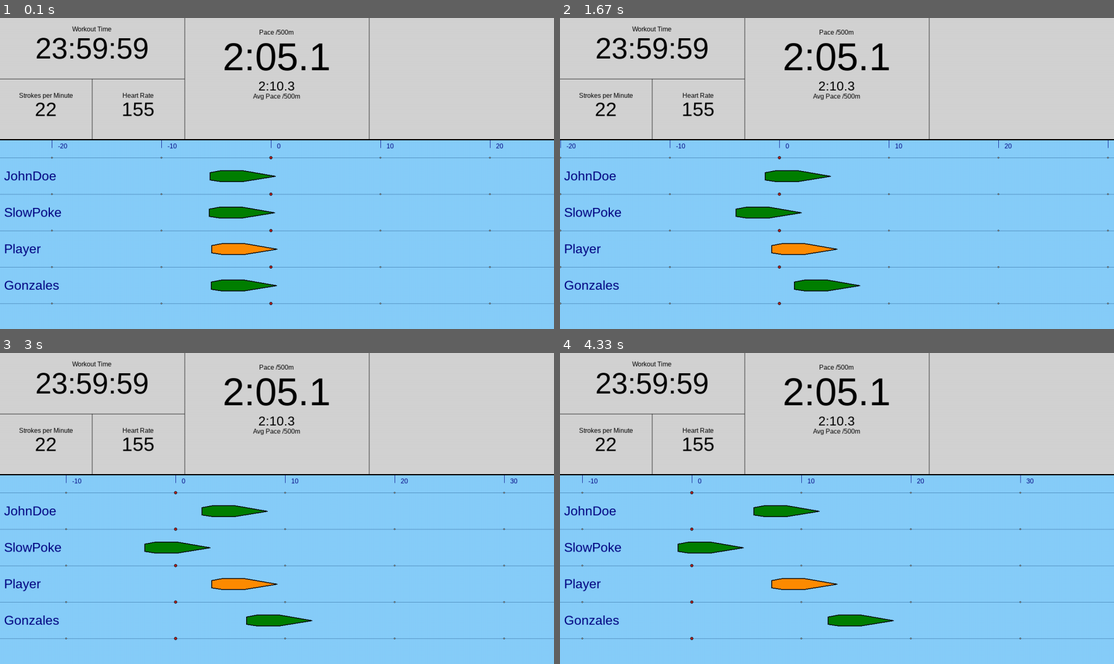
Above: before the commit, frames 1-4 (two rows, left to right).
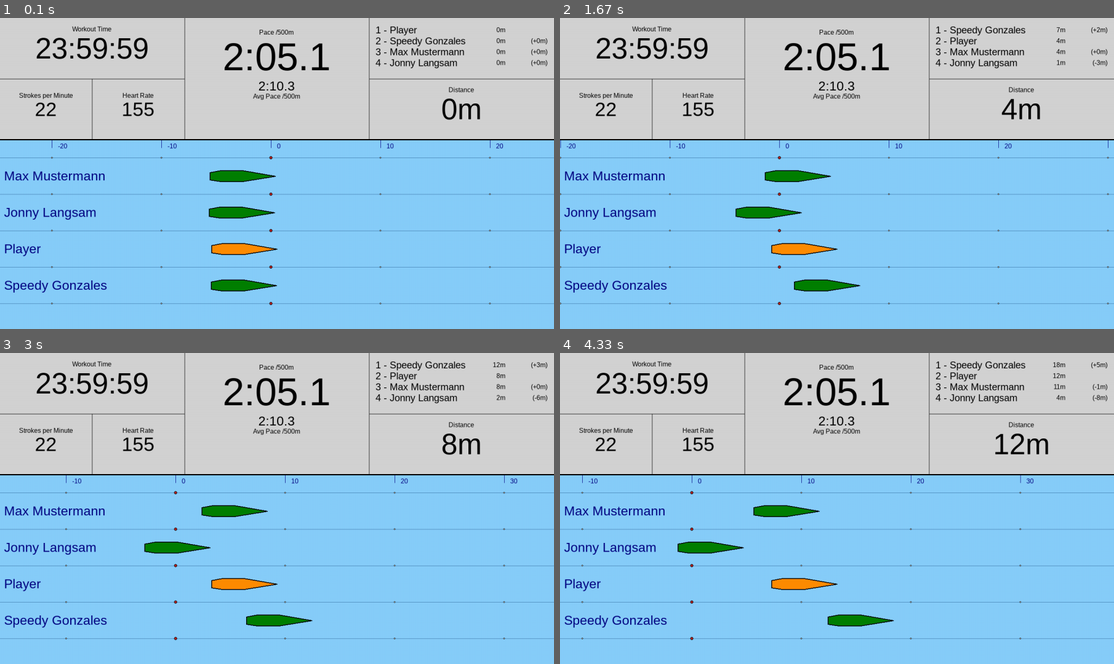
Above: after the commit, the same moments.

Repository: monsdar/dynrow
Game: pygame game, started from DynRow.py
Two runs of this game, one before a commit and one after it. Both use one fixed random seed, a clock stepped at 60 frames per second and the inputs below. The source is Python 2; it was converted automatically to run under Python 3.
Inputs:
- Up to frame 1 (0.1 s): no input
- Up to frame 2 (1.67 s): no input
- Up to frame 3 (3 s): no input
- Up to frame 4 (4.33 s): no input

The runs differ from the first frame. In frame 1, 2.0% of the frame differs, in the area x 0-100%, y 2-89%; in frame 2, 1.9%; in frame 3, 2.0%; in frame 4, 2.0%.

Commit message:
Added: More statistics

Diff:
--- a/Boat.py
+++ b/Boat.py
@@ -5,7 +5,12 @@
     def __init__(self, name, distance=0):
         self.name = name            #name of the Rower
         self.distance = distance    #distance in m the boat has rowed
-        print "Created Boat " + self.name
+
+    def __lt__(self, other):
+        if(self.distance < other.distance):
+            return False
+        else:
+            return True
 
     def getDistance(self):
             return self.distance
--- a/DynRow.py
+++ b/DynRow.py
@@ -23,9 +23,9 @@
     playground.setPlayerBoat(player)
 
     #init the boats
-    playground.addBoat(BoatConstant("JohnDoe", 190, 35))
-    playground.addBoat(BoatConstant("SlowPoke", 500, 24))
-    playground.addBoat(BoatConstant("Gonzales", 120, 22))
+    playground.addBoat(BoatConstant("Max Mustermann", 190, 35))
+    playground.addBoat(BoatConstant("Jonny Langsam", 500, 24))
+    playground.addBoat(BoatConstant("Speedy Gonzales", 120, 22))
 
     #init the UI, register the GameLoop and run it
     ui.registerCallback(gameLoop)
--- a/PyGameUi.py
+++ b/PyGameUi.py
@@ -1,6 +1,7 @@
 
 import math
 import pygame
+from Boat import Boat
 from datetime import datetime
 
 # Define the colors we will use in RGB format
@@ -153,7 +154,9 @@
         pygame.draw.line(self.screen, BLACK, [leftSubDividerX, leftHeightDividerY],[leftSubDividerX, self.statPanelHeight], 1)
 
         rightDividerX = (self.width/3)*2
+        rightHeightDivider = self.statPanelHeight / 2.0
         pygame.draw.line(self.screen, BLACK, [rightDividerX, 0],[rightDividerX, self.statPanelHeight], 1)
+        pygame.draw.line(self.screen, BLACK, [rightDividerX, rightHeightDivider],[self.width, rightHeightDivider], 1)
 
         #display the workout time
         timeTxt = self.font72.render("23:59:59", True, BLACK)
@@ -209,6 +212,47 @@
         avgPaceDescPosX = leftDividerX + leftDividerX/2 - (avgPaceDescTxt.get_size()[0]/2.0)
         avgPaceDescPosY = avgPacePosY + avgPaceDescTxt.get_size()[1] + 16
         self.screen.blit(avgPaceDescTxt, (avgPaceDescPosX, avgPaceDescPosY))
+
+        #display the rowed distance
+        distTxt = self.font72.render("%im" % playground.getPlayerBoat().distance, True, BLACK)
+        distPosX = rightDividerX + (self.width-rightDividerX)/2 - (distTxt.get_size()[0] / 2.0)
+        distPosY = rightHeightDivider + (self.statPanelHeight - rightHeightDivider)/2.0 - (distTxt.get_size()[1]/2.0)
+        self.screen.blit(distTxt, (distPosX, distPosY))
+
+        distDescTxt = self.font16.render("Distance", True, BLACK)
+        distDescPosX = rightDividerX + (self.width-rightDividerX)/2 - (distDescTxt.get_size()[0] / 2.0)
+        distDescPosY = distPosY- 16
+        self.screen.blit(distDescTxt, (distDescPosX, distDescPosY))
+
+        #display the ranking list on the right panel
+        orderedBoats = list(playground.boats)             #copy the list, this one will be sorted
+        playerBoat = Boat(playground.getPlayerBoat().name, self.currentDistance) #create a lightweight player-clone to display in this list
+        orderedBoats.append(playerBoat)
+        orderedBoats.sort()                               #sort the boats to display them ordered by distance
+
+        currentHeight = 16
+        for index, boat in enumerate(orderedBoats):
+            txt = "%i - %s" % (index+1, boat.name)
+            boatNameTxt = self.font24.render(txt, True, BLACK)
+            boatNamePosX = rightDividerX + 16
+            boatNamePosY = currentHeight
+            self.screen.blit(boatNameTxt, (boatNamePosX, boatNamePosY))
+
+            txt = "%im" % (boat.distance)
+            boatDistTxt = self.font16.render(txt, True, BLACK)
+            boatDistPosX = self.width - 120 - boatDistTxt.get_size()[0]
+            boatDistPosY = currentHeight + 4
+            self.screen.blit(boatDistTxt, (boatDistPosX, boatDistPosY))
+
+            if not(boat.distance - self.currentDistance == 0):
+                txt = "(%+im)" % (boat.distance - self.currentDistance)
+                boatRelDistTxt = self.font16.render(txt, True, BLACK)
+                boatRelDistPosX = self.width - 16 - boatRelDistTxt.get_size()[0]
+                boatRelDistPosY = currentHeight + 4
+                self.screen.blit(boatRelDistTxt, (boatRelDistPosX, boatRelDistPosY))
+
+            currentHeight += boatNameTxt.get_size()[1]
+
 
     def updateRaceBackground(self, distance):
         #this defines the start and end of the scene
